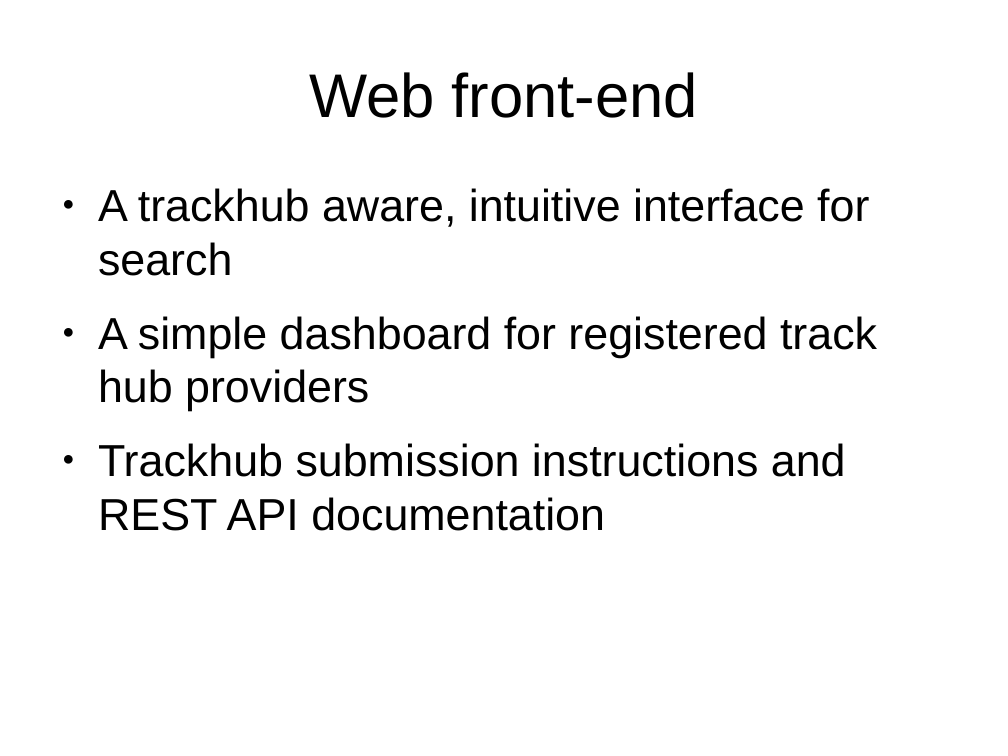
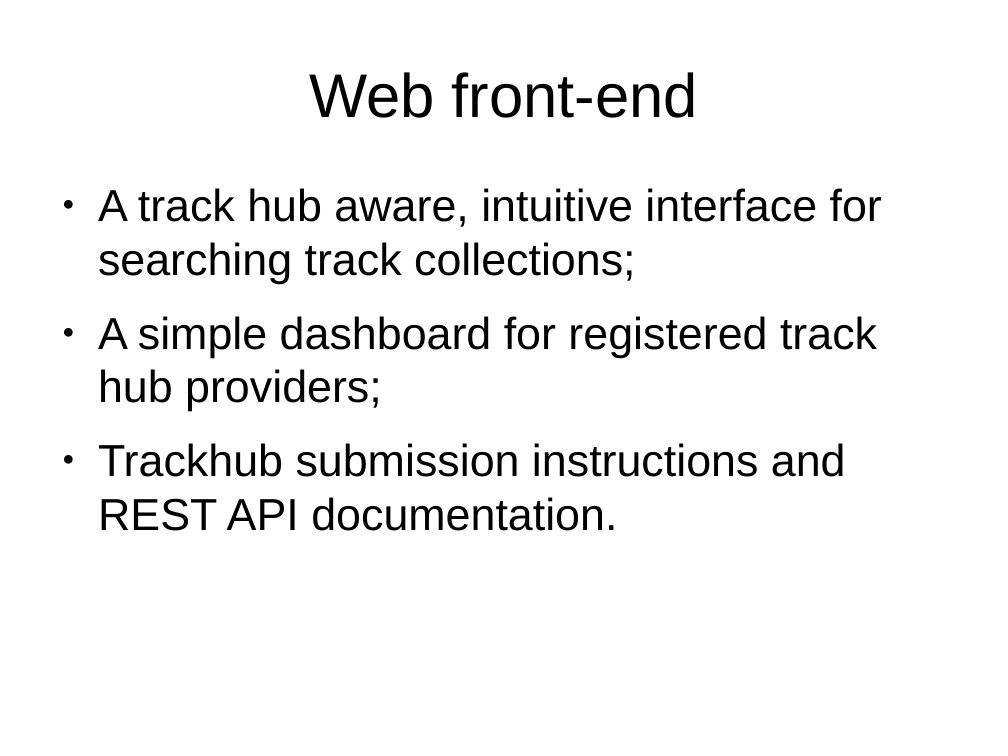
Before and after one commit to Ensembl/trackhub-registry, a slide deck: slide 23 of docs/code_review_07-05-15/talk.odp (slide 20 before the commit). Drawn at 1008x756 pixels with LibreOffice and Linux fonts; fonts in the diff are those of the drawing; background and template pictures are left out. Boxes give left, top, right and bottom in pixels: in the first picture for what was removed or moved away, otherwise in the second. Text is boxed around its words. In the diff, an @@ line names an element or a change of style, - is before the commit and + after.

```diff
--- a/docs/code_review_07-05-15/talk.odp
+++ b/docs/code_review_07-05-15/talk.odp
@@ text at <box>98,188,882,531</box>: text changed @@
-● A trackhub aware, intuitive interface for search
-● A simple dashboard for registered track hub providers
-● Trackhub submission instructions and REST API documentation
+● A track hub aware, intuitive interface for searching track collections;
+● A simple dashboard for registered track hub providers;
+● Trackhub submission instructions and REST API documentation.
```
Also in this commit, not shown: 1 other slide changed, 3 slides added, 1 other file.
